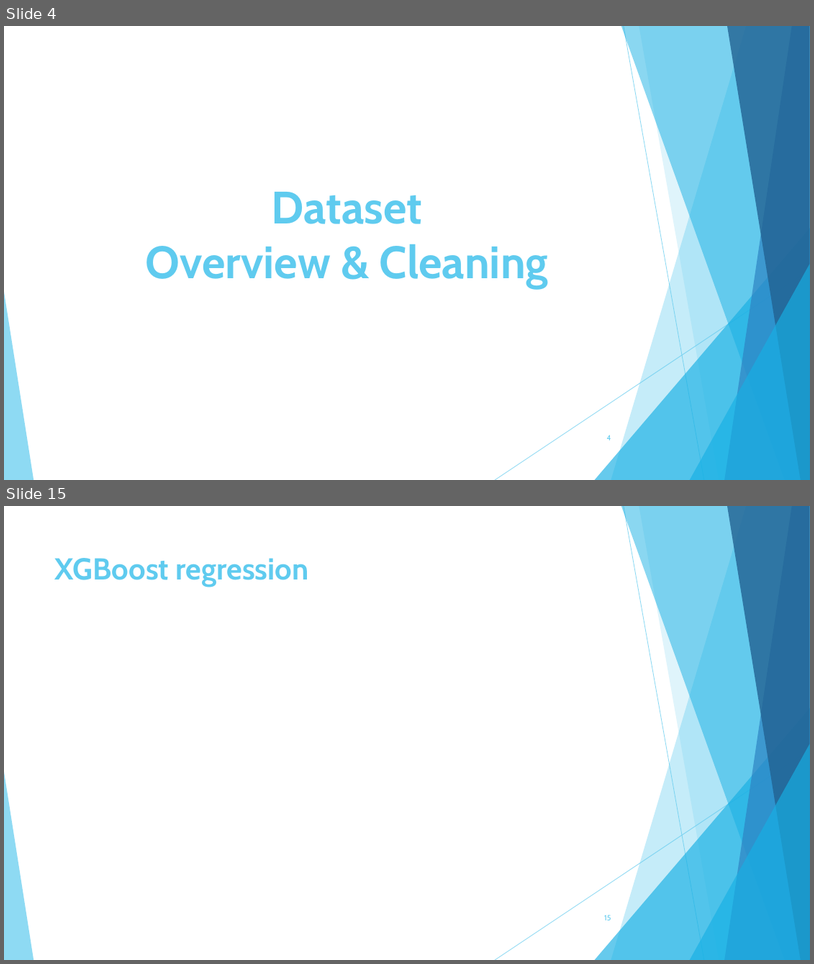
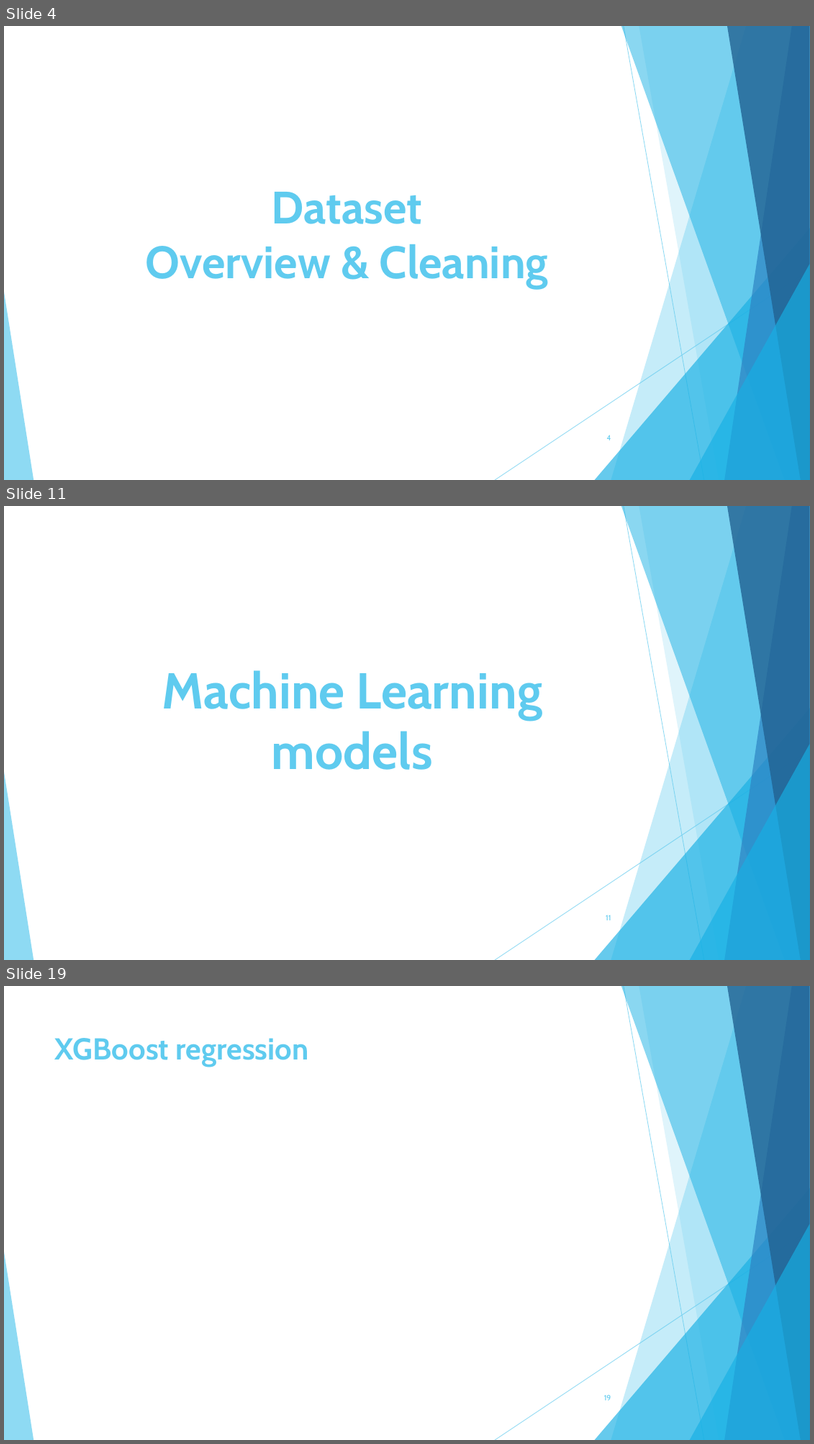
Before and after one commit to hike7o/SL-OC-projects, a slide deck: P4/Pelec_03_presentation.pptx. Shown one above the other, each under a label of ours: slides 4 and 15 before the commit, slides 4, 11 and 19 after it; the slides between them are not shown. The pictures are 814x964 and 814x1444 pixels, drawn with LibreOffice and Linux fonts; fonts in the diff are those of the drawing. Boxes give left, top, right and bottom in pixels: in the first picture for what was removed or moved away, otherwise in the second. Text is boxed around its words. In the diff, an @@ line names an element or a change of style, - is before the commit and + after.

```diff
--- a/P4/Pelec_03_presentation.pptx
+++ b/P4/Pelec_03_presentation.pptx
@@ slide 11 added at box(4, 506, 810, 960), background #FFFFFF; not listed: 10 template elements that a slide beside it also shows @@
@@ title added at box(162, 670, 543, 770), 60 pt, text #5FCBEF, bold @@
+Machine Learning models
@@ page number added at box(606, 915, 611, 920), 9 pt, text #5FCBEF @@
+11
@@ what was slide 15 is now slide 19 @@
@@ page number at box(604, 1394, 612, 1400): text changed @@
-15
+19
```
Also in this commit, not shown: 11 slides changed, 7 other slides added, 3 slides removed, 8 other files.
